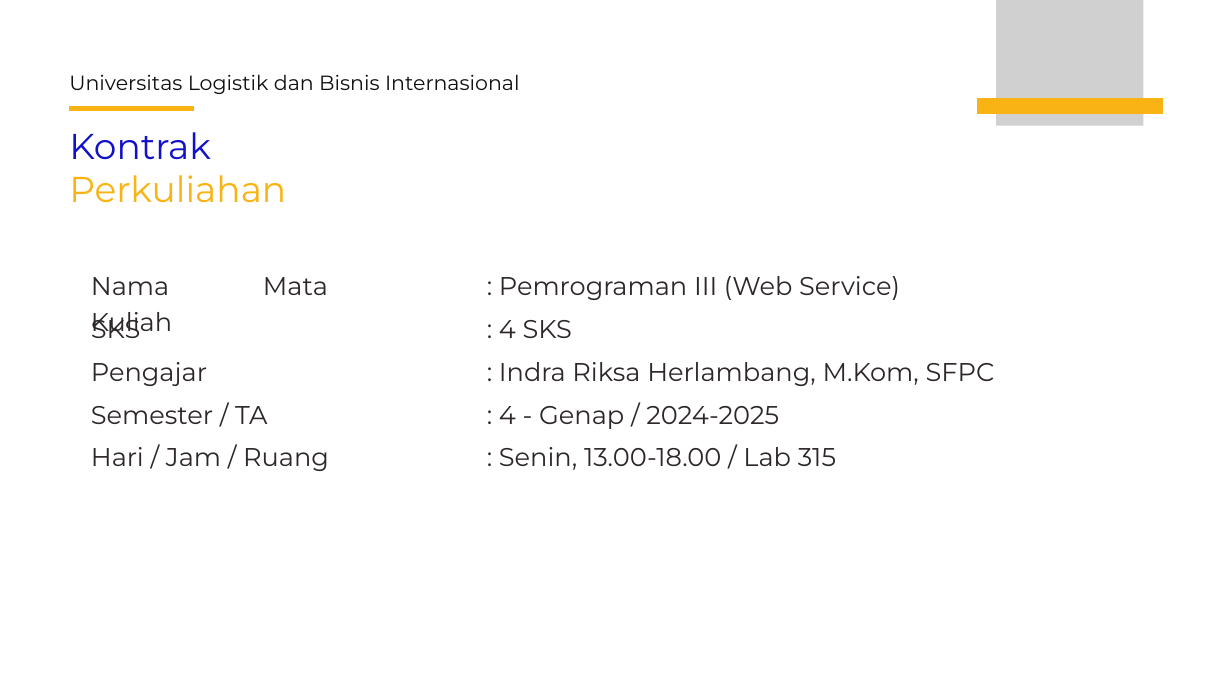
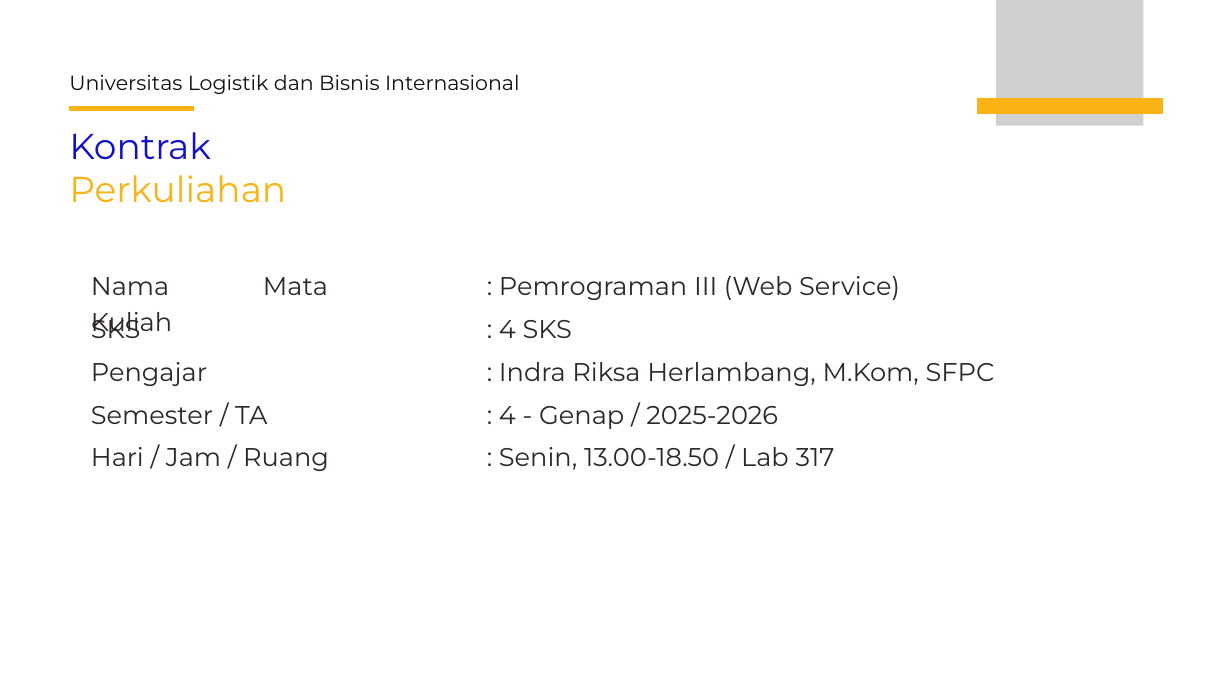
Before and after one commit to indrariksa/PemrogramanIII_2026, a slide deck: slide 2 of Week01/Pertemuan 1.pptx. Drawn at 1232x693 pixels with LibreOffice and Linux fonts; fonts in the diff are those of the drawing; grey boxes stand for pictures. Boxes give left, top, right and bottom in pixels: in the first picture for what was removed or moved away, otherwise in the second. Text is boxed around its words. In the diff, an @@ line names an element or a change of style, - is before the commit and + after.

```diff
--- a/Week01/Pertemuan 1.pptx
+++ b/Week01/Pertemuan 1.pptx
@@ text at box(499, 406, 778, 429): text changed @@
-: 4 - Genap / 2024-2025
+: 4 - Genap / 2025-2026
@@ text at box(499, 447, 835, 470): text changed @@
-: Senin, 13.00-18.00 / Lab 315
+: Senin, 13.00-18.50 / Lab 317
```
Also in this commit, not shown: 6 other slides changed, 4 other files.
